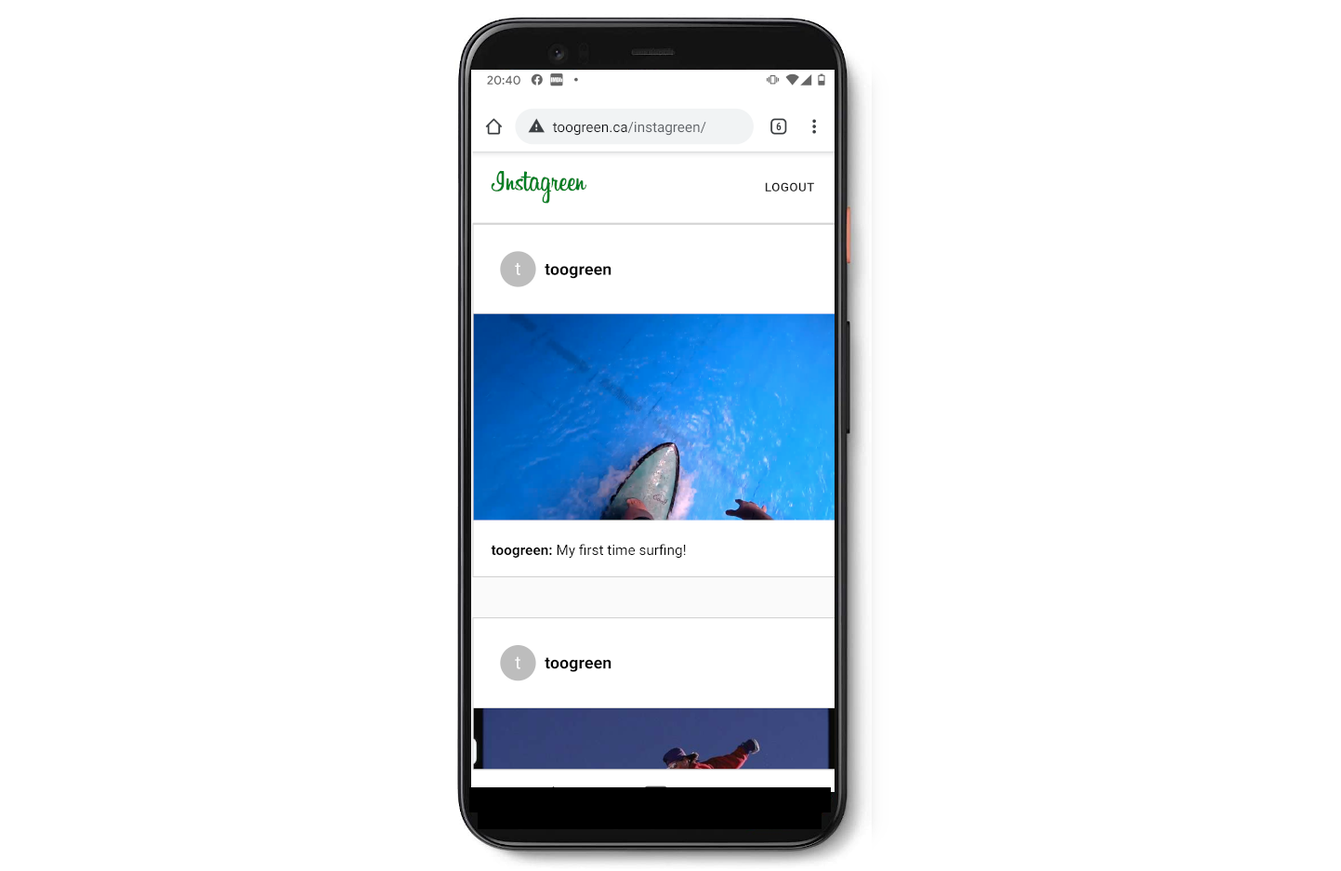
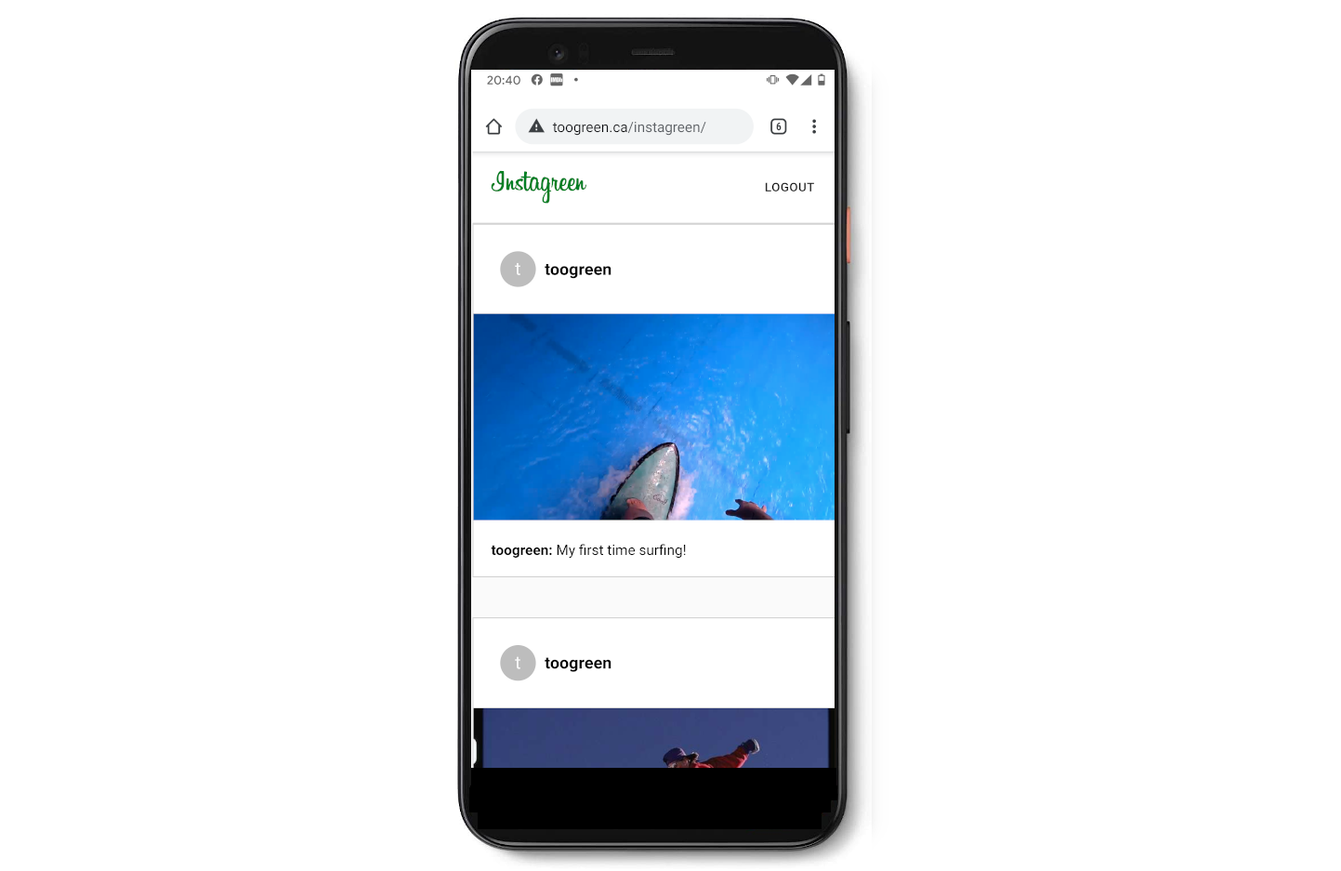
Layered file, before and after one edit (1341 × 871). Changes by layer:
painted on "Layer #2" over left=470, top=767, right=838, bottom=801
